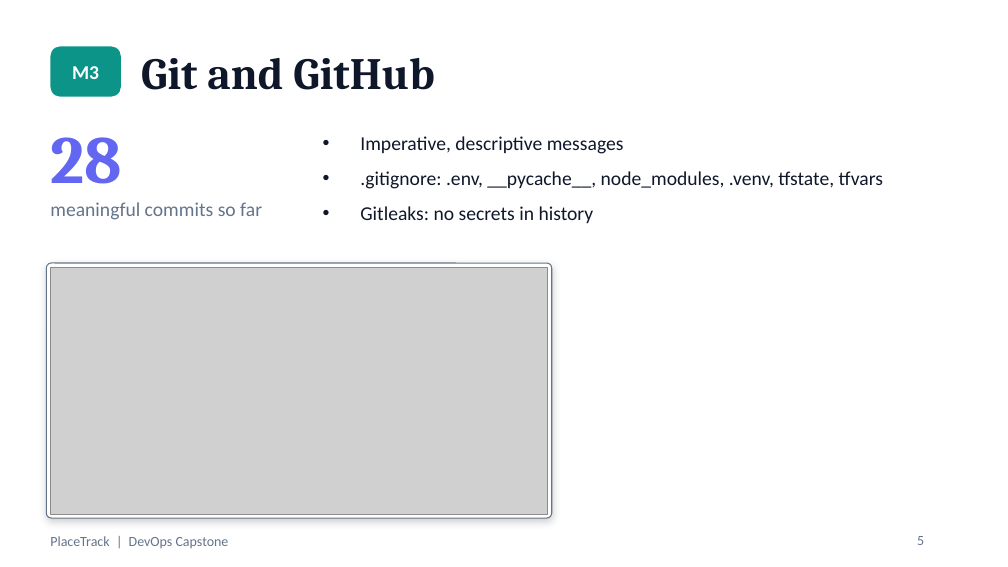
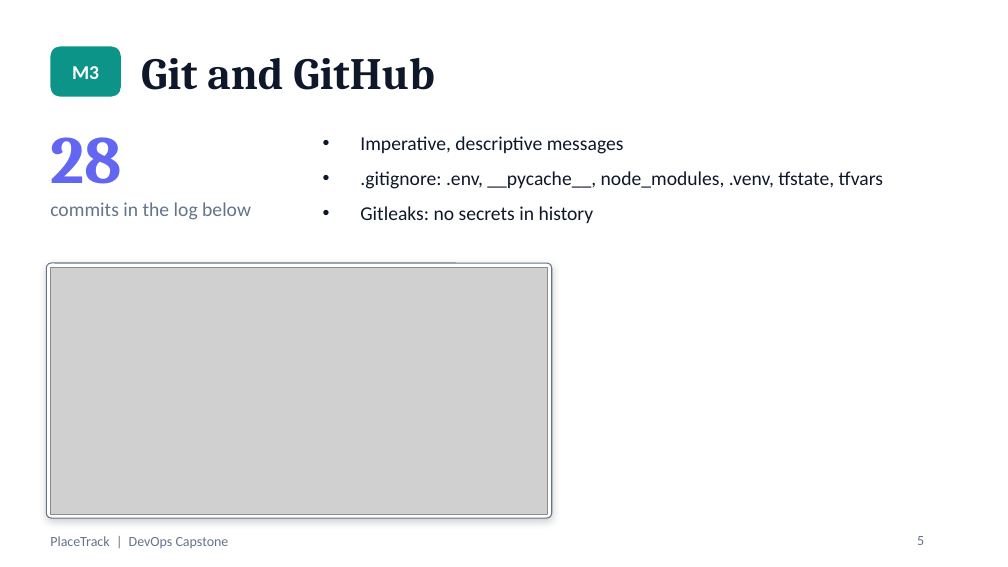
Before and after one commit to Raghavendra1729-cell/placetrack-devops-capstone, a slide deck: slide 5 of docs/PlaceTrack-Capstone.pptx. Drawn at 1008x567 pixels with LibreOffice and Linux fonts; fonts in the diff are those of the drawing; grey boxes stand for pictures. Boxes give left, top, right and bottom in pixels: in the first picture for what was removed or moved away, otherwise in the second. Text is boxed around its words. In the diff, an @@ line names an element or a change of style, - is before the commit and + after.

Commit message:
Fix spacing and wording in the deck and clean the file properties

```diff
--- a/docs/PlaceTrack-Capstone.pptx
+++ b/docs/PlaceTrack-Capstone.pptx
@@ text at (50,202,251,220): text changed @@
-meaningful commits so far
+commits in the log below
```
Also in this commit, not shown: 3 other slides changed.
